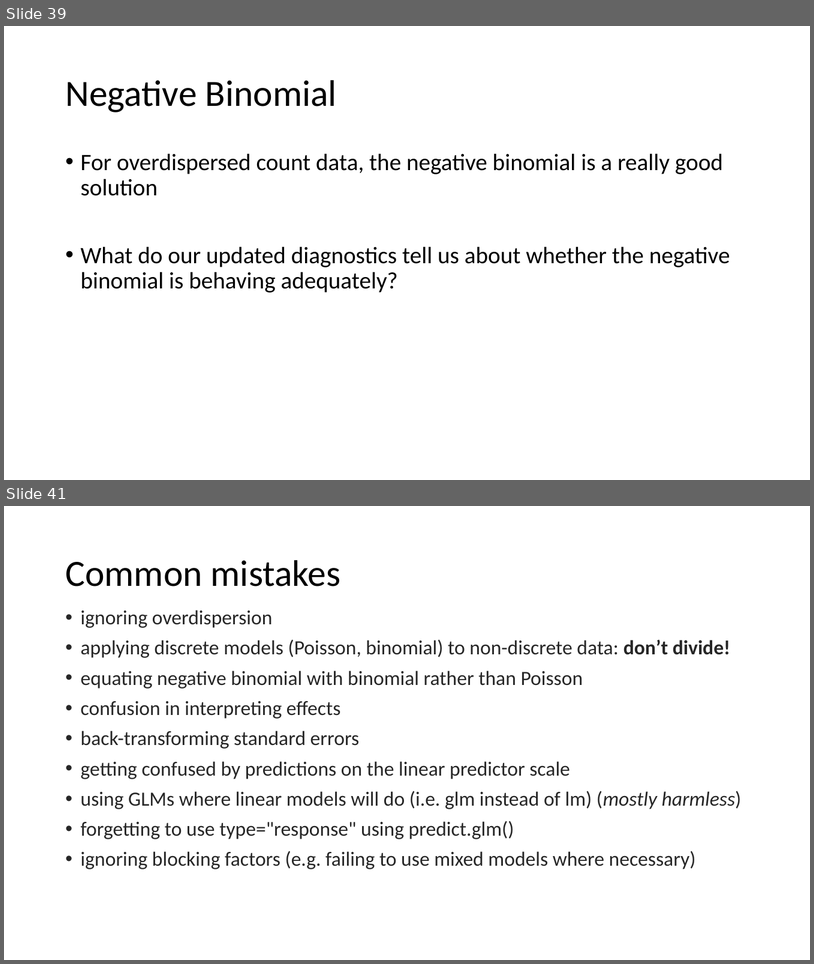
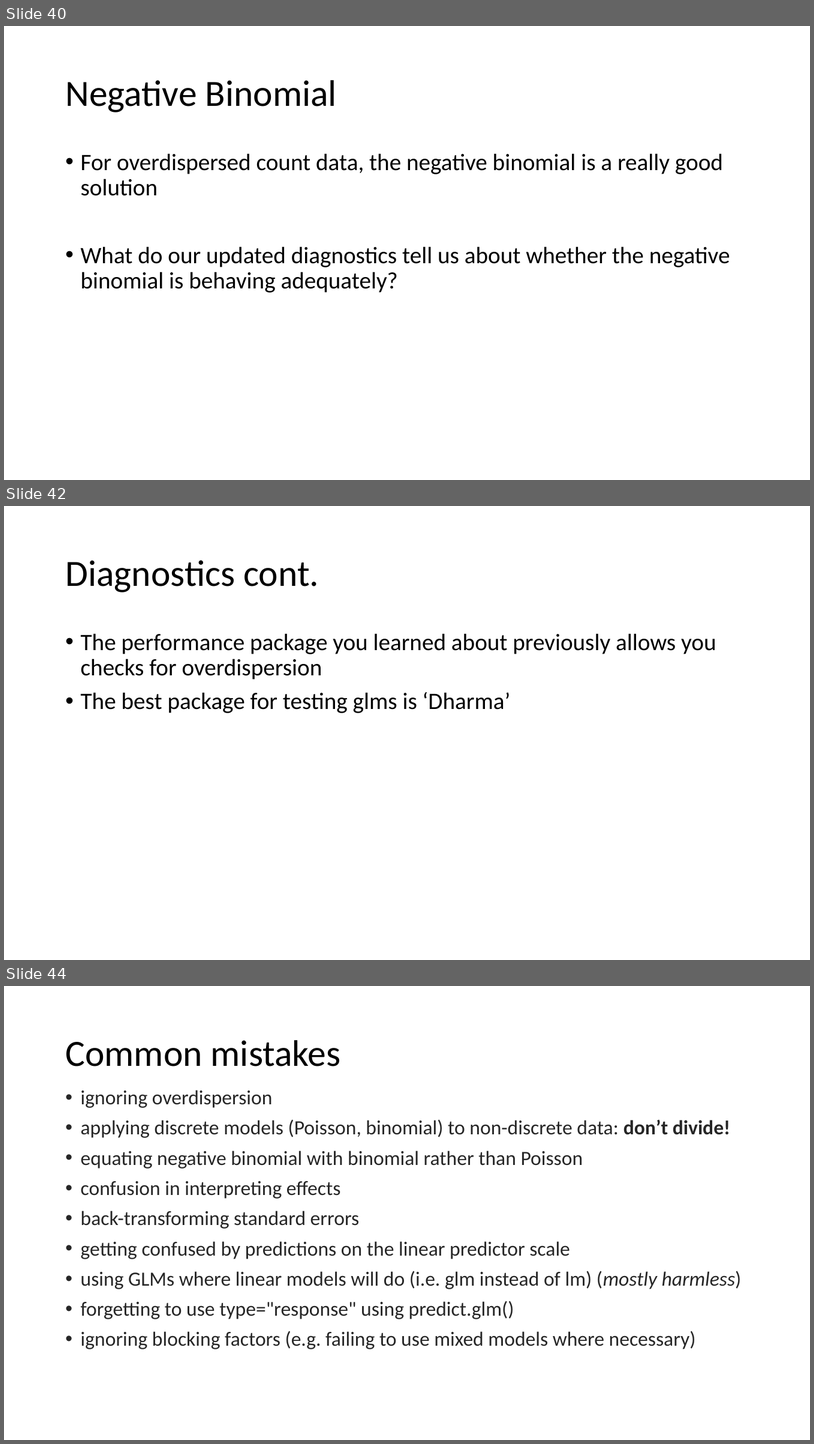
Before and after one commit to VTQuantMethodsEEB/klangwig, a slide deck: lectures/week_10_glms/le10_glms.pptx. Shown one above the other, each under a label of ours: slides 39 and 41 before the commit, slides 40, 42 and 44 after it; the slides between them are not shown. The pictures are 814x964 and 814x1444 pixels, drawn with LibreOffice and Linux fonts; fonts in the diff are those of the drawing. Boxes give left, top, right and bottom in pixels: in the first picture for what was removed or moved away, otherwise in the second. Text is boxed around its words. In the diff, an @@ line names an element or a change of style, - is before the commit and + after.

```diff
--- a/lectures/week_10_glms/le10_glms.pptx
+++ b/lectures/week_10_glms/le10_glms.pptx
@@ slide 42 added at [4,506,810,960], background #FFFFFF @@
@@ title added at [65,560,319,592], 44 pt, text #000000 @@
+Diagnostics cont.
@@ text added at [81,633,716,713], 28 pt, text #000000 @@
+• The performance package you learned about previously allows you checks for overdispersion
+• The best package for testing glms is ‘Dharma’
@@ what was slide 39 is now slide 40 @@
@@ what was slide 41 is now slide 44 @@
```
Also in this commit, not shown: 6 slides changed, 2 other slides added, 2 other files.
